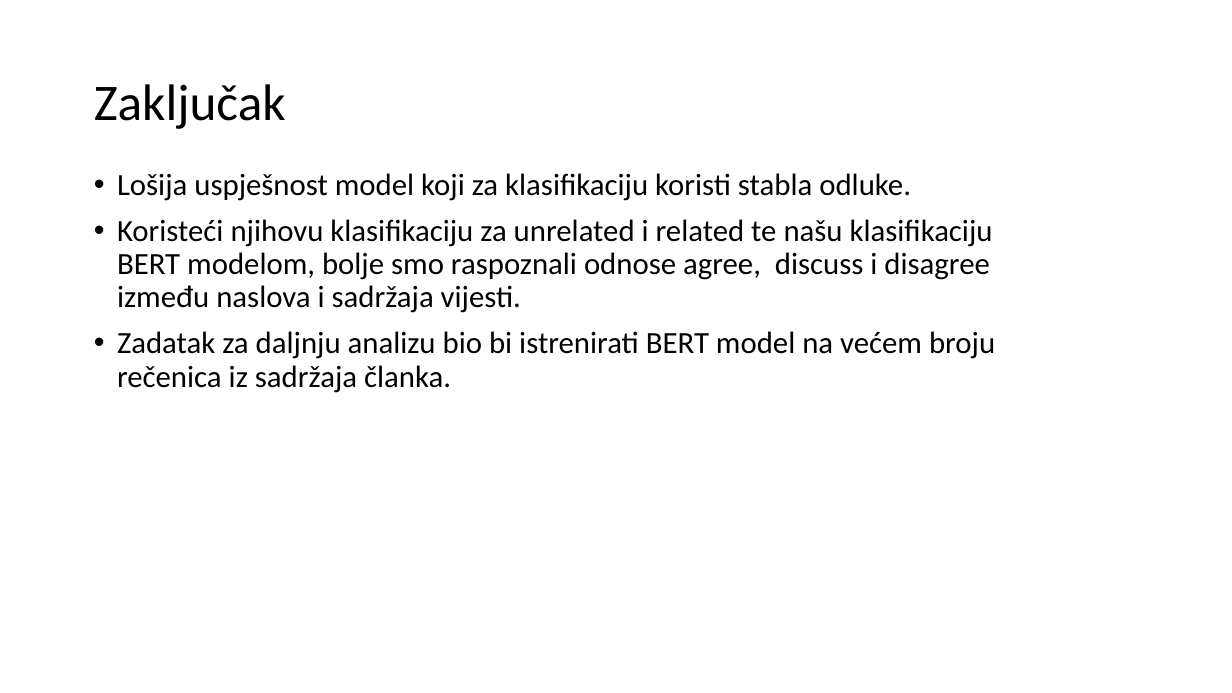
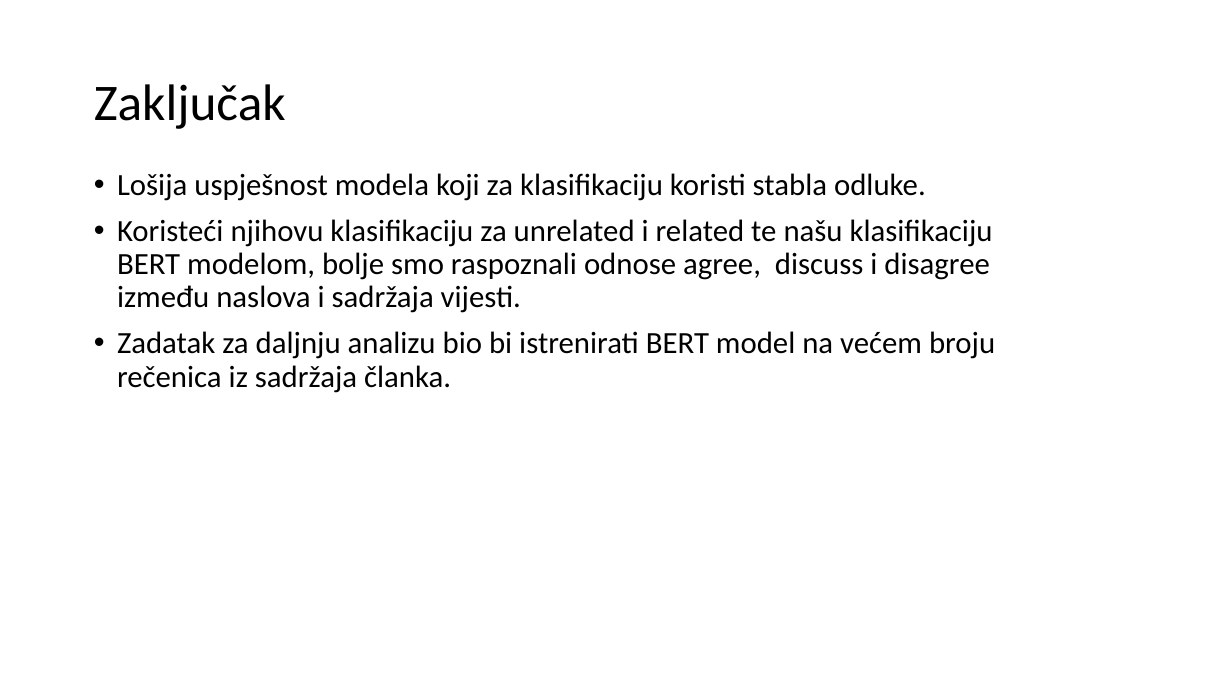
Before and after one commit to 4nds/Strojno_Ucenje_Projekt_FAIR, a slide deck: slide 21 of doc/Fake news challenge - prezentacija.pptx. Drawn at 1232x693 pixels with LibreOffice and Linux fonts; fonts in the diff are those of the drawing. Boxes give left, top, right and bottom in pixels: in the first picture for what was removed or moved away, otherwise in the second. Text is boxed around its words. In the diff, an @@ line names an element or a change of style, - is before the commit and + after.

Commit message:
ispravak tipfelera

```diff
--- a/doc/Fake news challenge - prezentacija.pptx
+++ b/doc/Fake news challenge - prezentacija.pptx
@@ text at [117,173,926,201]: text changed @@
-• Lošija uspješnost model koji za klasifikaciju koristi stabla odluke.
+• Lošija uspješnost modela koji za klasifikaciju koristi stabla odluke.
```
